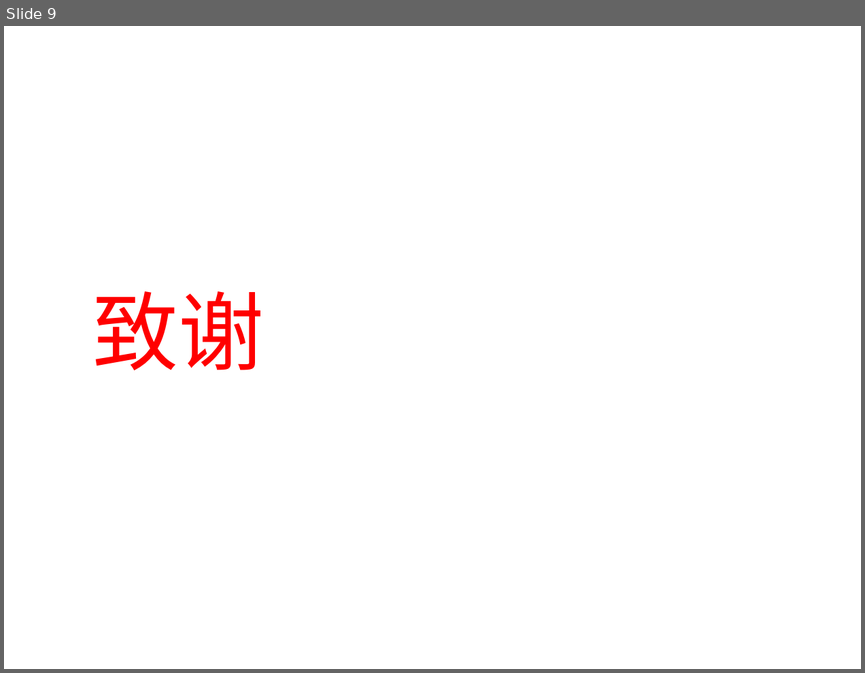
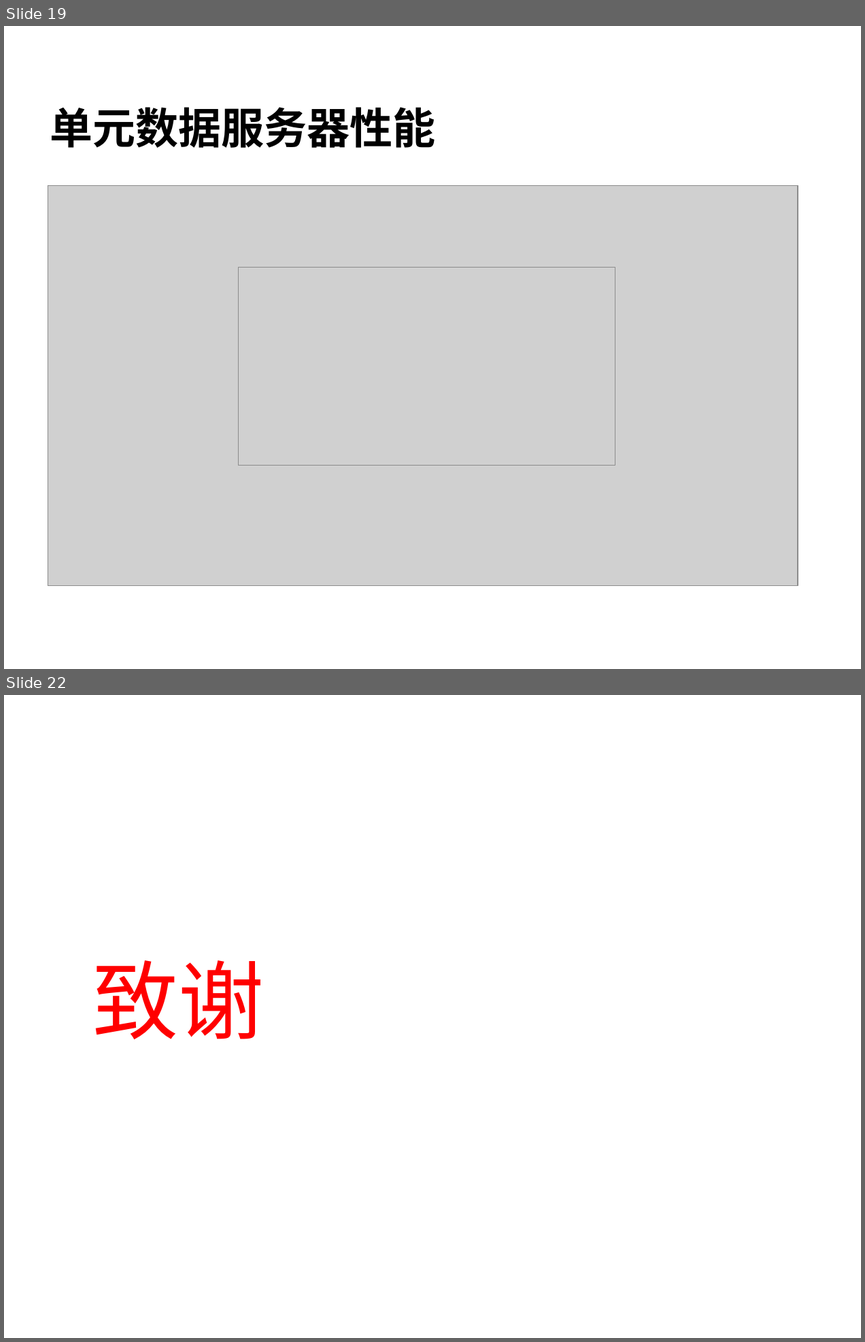
Before and after one commit to cheliequan/idning-paper, a slide deck: draft/答辩.ppt. Shown one above the other, each under a label of ours: slide 9 before the commit, slides 19 and 22 after it; the slides between them are not shown. The pictures are 865x673 and 865x1342 pixels, drawn with LibreOffice and Linux fonts; fonts in the diff are those of the drawing; grey boxes stand for pictures; background and template pictures are left out. Boxes give left, top, right and bottom in pixels: in the first picture for what was removed or moved away, otherwise in the second. Text is boxed around its words. In the diff, an @@ line names an element or a change of style, - is before the commit and + after.

```diff
--- a/draft/答辩.ppt
+++ b/draft/答辩.ppt
@@ slide 19 added at [4,26,861,669], background picture (left out) @@
@@ title added at [50,107,435,148], 36 pt, text #000000, bold @@
+单元数据服务器性能
@@ picture added at [48,185,798,586] @@
@@ picture added at [238,267,615,465] @@
@@ what was slide 9 is now slide 22 @@
```
Also in this commit, not shown: 5 slides changed, 13 other slides added, 1 slide removed, 1 other file.
